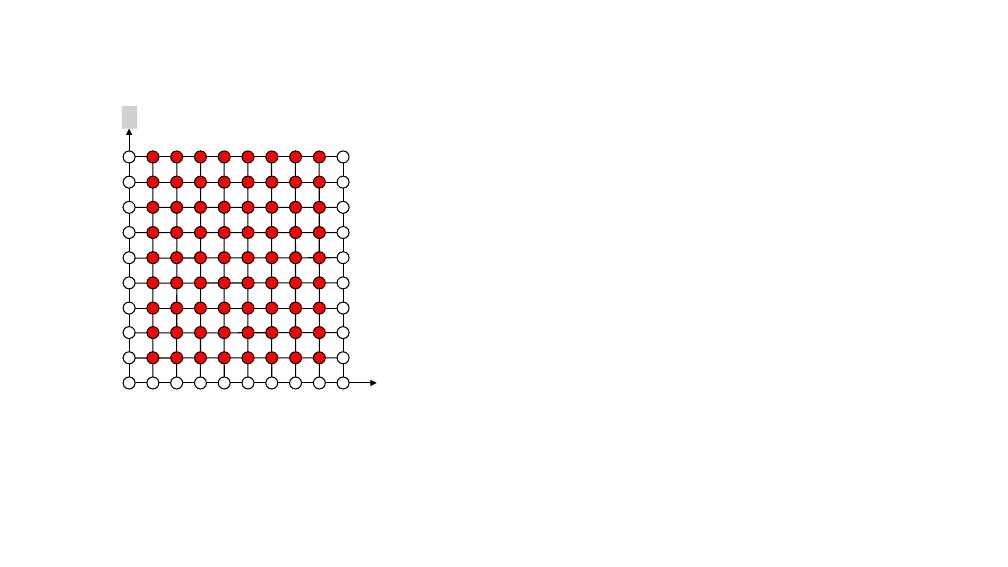
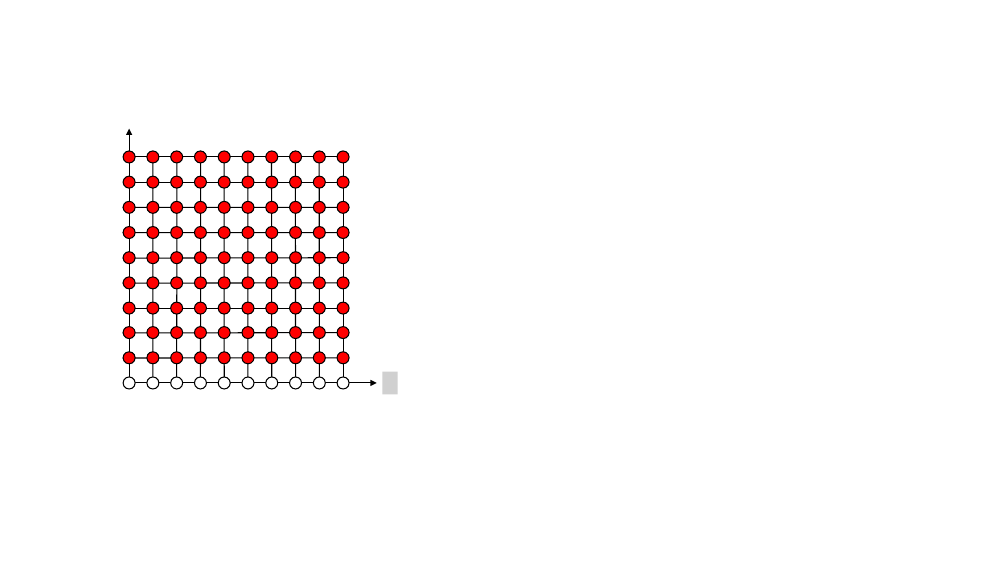
Before and after one commit to voerch/OptimizingNumericalPDE, a slide deck: slide 4 of Thesis/figures/Sunu1.pptx. Drawn at 1008x567 pixels with LibreOffice and Linux fonts; fonts in the diff are those of the drawing; grey boxes stand for pictures; background and template pictures are left out. Boxes give left, top, right and bottom in pixels: in the first picture for what was removed or moved away, otherwise in the second. Text is boxed around its words. In the diff, an @@ line names an element or a change of style, - is before the commit and + after.

```diff
--- a/Thesis/figures/Sunu1.pptx
+++ b/Thesis/figures/Sunu1.pptx
@@ picture removed at bbox=[122, 106, 137, 129] @@
@@ fill #FFFFFF to #FF0000 in 18 elements at bbox=[123, 151, 135, 163], bbox=[123, 176, 135, 188], bbox=[123, 201, 135, 213], bbox=[123, 227, 135, 239], bbox=[123, 252, 135, 264], bbox=[123, 277, 135, 289], bbox=[123, 302, 135, 315], bbox=[123, 327, 135, 339], bbox=[123, 352, 135, 364], bbox=[337, 151, 349, 163], bbox=[337, 176, 349, 188], bbox=[337, 201, 349, 213], bbox=[337, 227, 349, 239], bbox=[337, 252, 349, 264], bbox=[337, 277, 349, 289], bbox=[337, 302, 349, 315], bbox=[337, 327, 349, 339], bbox=[337, 352, 349, 364] @@
@@ picture added at bbox=[383, 371, 398, 394] @@
```
Also in this commit, not shown: 2 other slides changed, 1 slide added, 21 other files.
